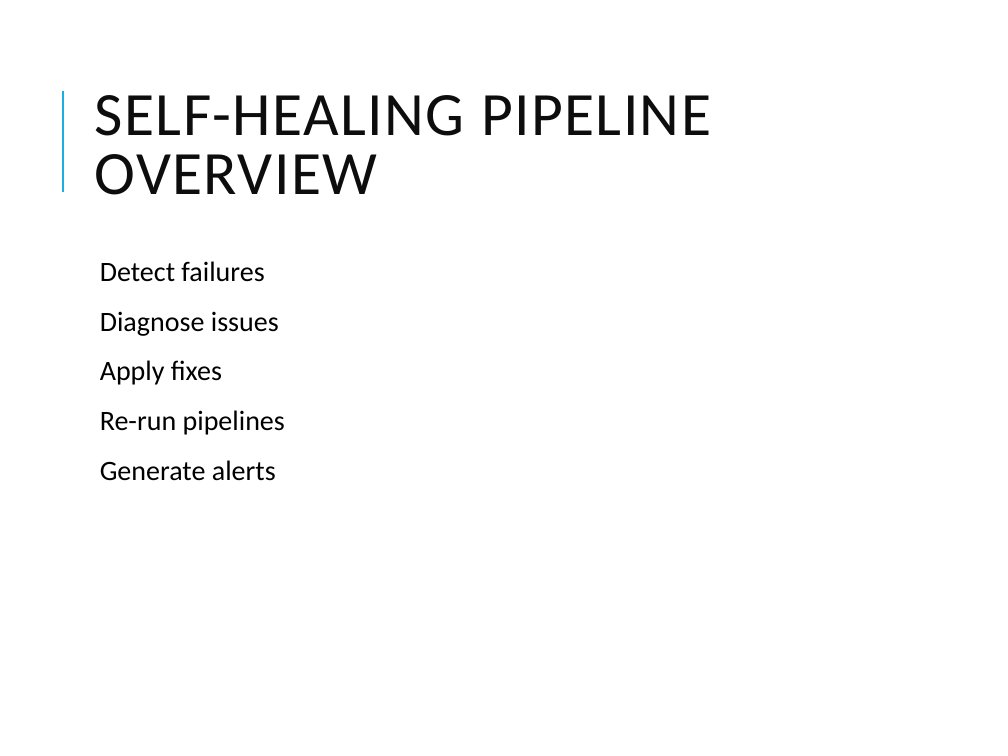
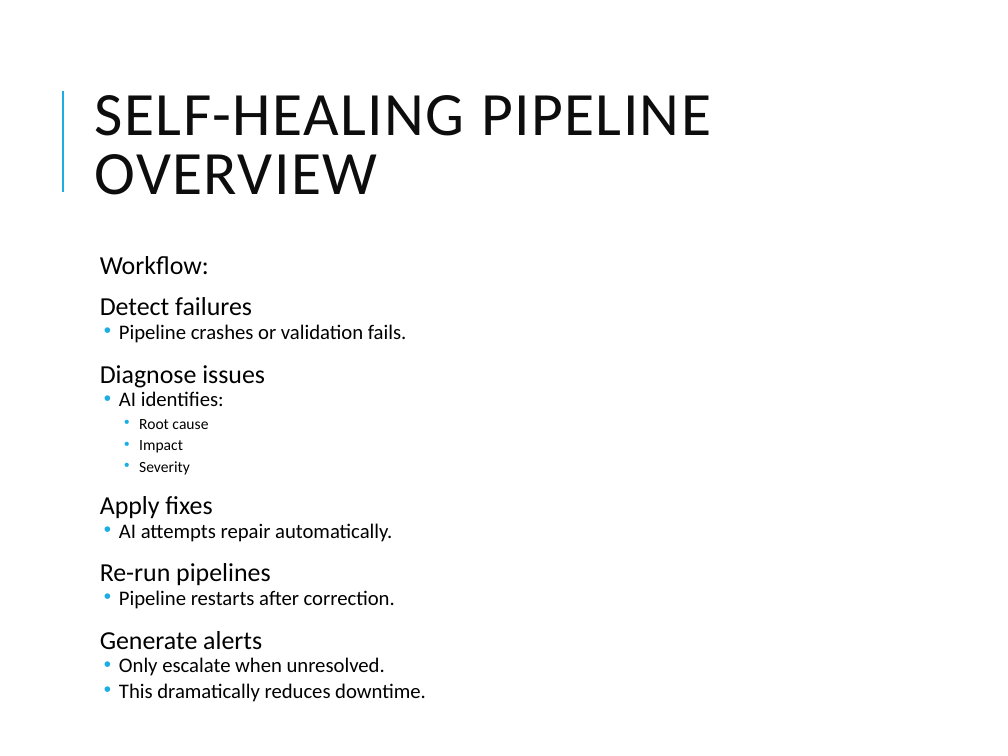
Before and after one commit to vikash-verma-profile/SIG-GENAI-May-2026, a slide deck: slide 30 of Week-3/Day-2/Autonomous_AI_Data_Quality_Self_Healing_Pipelines.pptx (slide 11 before the commit). Drawn at 1008x756 pixels with LibreOffice and Linux fonts; fonts in the diff are those of the drawing. Boxes give left, top, right and bottom in pixels: in the first picture for what was removed or moved away, otherwise in the second. Text is boxed around its words. In the diff, an @@ line names an element or a change of style, - is before the commit and + after.

```diff
--- a/Week-3/Day-2/Autonomous_AI_Data_Quality_Self_Healing_Pipelines.pptx
+++ b/Week-3/Day-2/Autonomous_AI_Data_Quality_Self_Healing_Pipelines.pptx
@@ text at (x1=100, y1=256, x2=209, y2=274): paragraph added @@
+  Workflow:
@@ text at (x1=100, y1=297, x2=270, y2=650): size 20 to 18.5 pt in "Detect failures", "Diagnose issues", "Apply fixes", "Re-run pipelines" and 1 more places; line spacing 0.9 to 0.7 @@
@@ text at (x1=119, y1=324, x2=407, y2=343): paragraph added @@
+  • Pipeline crashes or validation fails.
@@ text at (x1=119, y1=391, x2=224, y2=475): paragraphs added @@
+  • AI identifies:
+    • Root cause
+    • Impact
+    • Severity
@@ text at (x1=119, y1=523, x2=392, y2=542): paragraph added @@
+  • AI attempts repair automatically.
@@ text at (x1=119, y1=590, x2=395, y2=609): paragraph added @@
+  • Pipeline restarts after correction.
@@ text at (x1=119, y1=657, x2=426, y2=702): paragraphs added @@
+  • Only escalate when unresolved.
+  • This dramatically reduces downtime.
```
Also in this commit, not shown: 10 other slides changed, 26 slides added, 2 other files.
